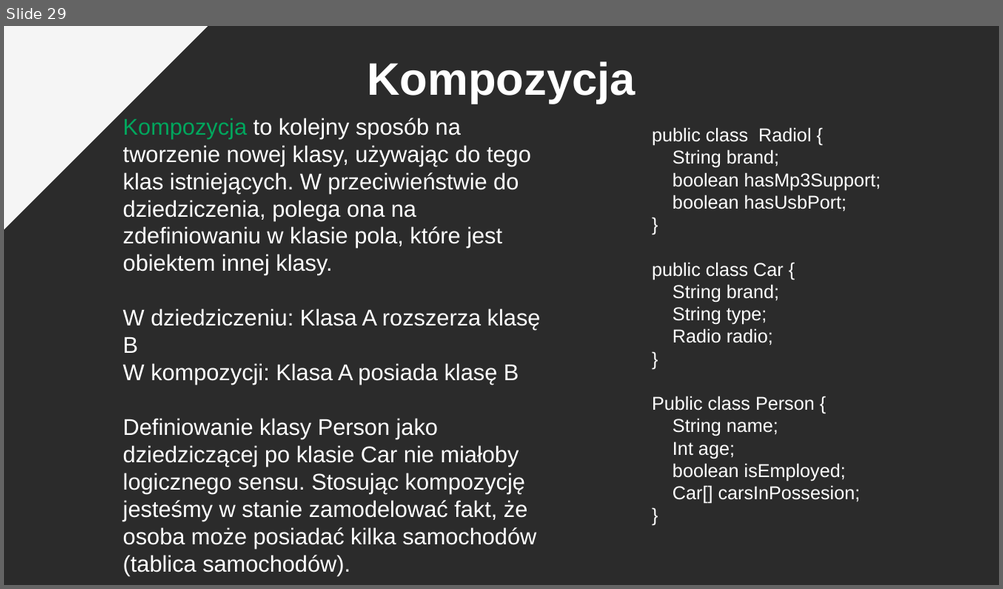
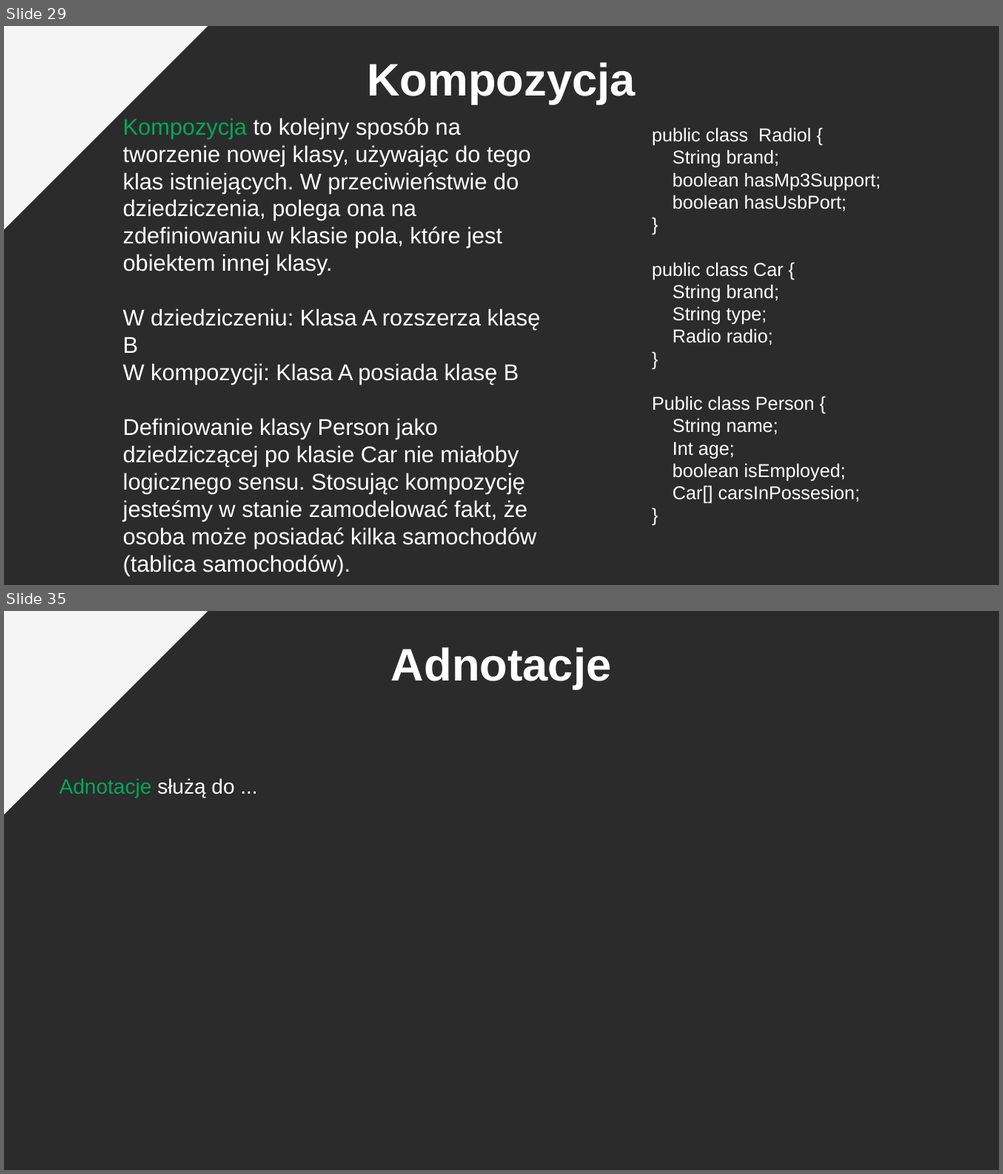
Before and after one commit to pkrajnik/WprowadzenieDoJava4Zajecia, a slide deck: WprowadzenieDoJezykaJAVA_v2_PiotrKrajnik.pptx. Shown one above the other, each under a label of ours: slide 29 before the commit, slides 29 and 35 after it; the slides between them are not shown. The pictures are 1003x589 and 1003x1174 pixels, drawn with LibreOffice and Linux fonts; fonts in the diff are those of the drawing; background and template pictures are left out; a plain dark background stands for a picture behind light text. Boxes give left, top, right and bottom in pixels: in the first picture for what was removed or moved away, otherwise in the second. Text is boxed around its words. In the diff, an @@ line names an element or a change of style, - is before the commit and + after.

```diff
--- a/WprowadzenieDoJezykaJAVA_v2_PiotrKrajnik.pptx
+++ b/WprowadzenieDoJezykaJAVA_v2_PiotrKrajnik.pptx
@@ slide 35 added at bbox=[4, 611, 999, 1170], background picture (left out); not listed: 1 template element that a slide beside it also shows @@
@@ text added at bbox=[391, 647, 612, 689], 44 pt, text #FFFFFF, bold @@
+Adnotacje
@@ text added at bbox=[60, 778, 234, 797], 20 pt, text #FFFFFF @@
+Adnotacje służą do ...
```
Also in this commit, not shown: 2 slides changed, 1 other slide added.
